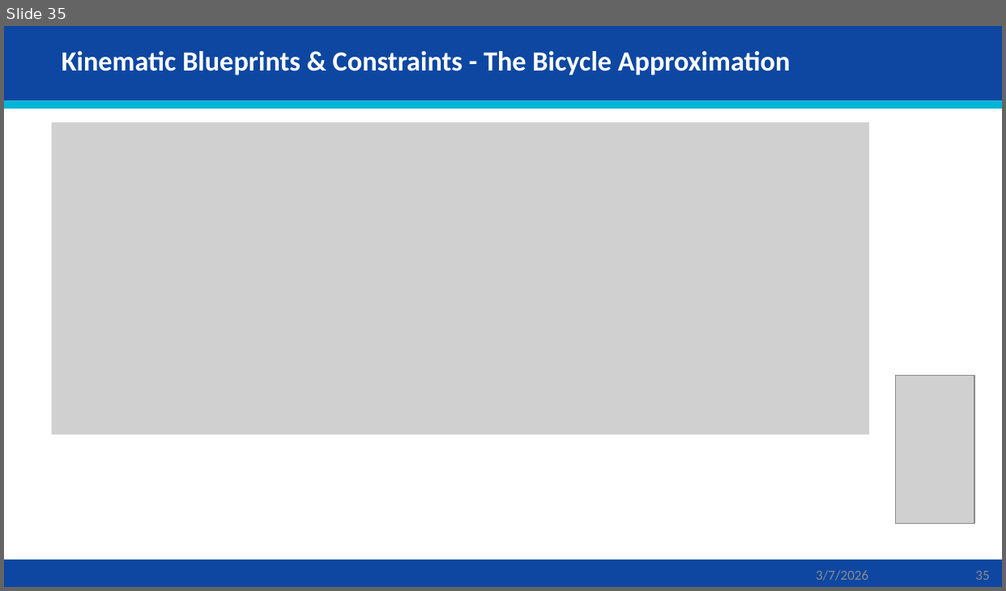
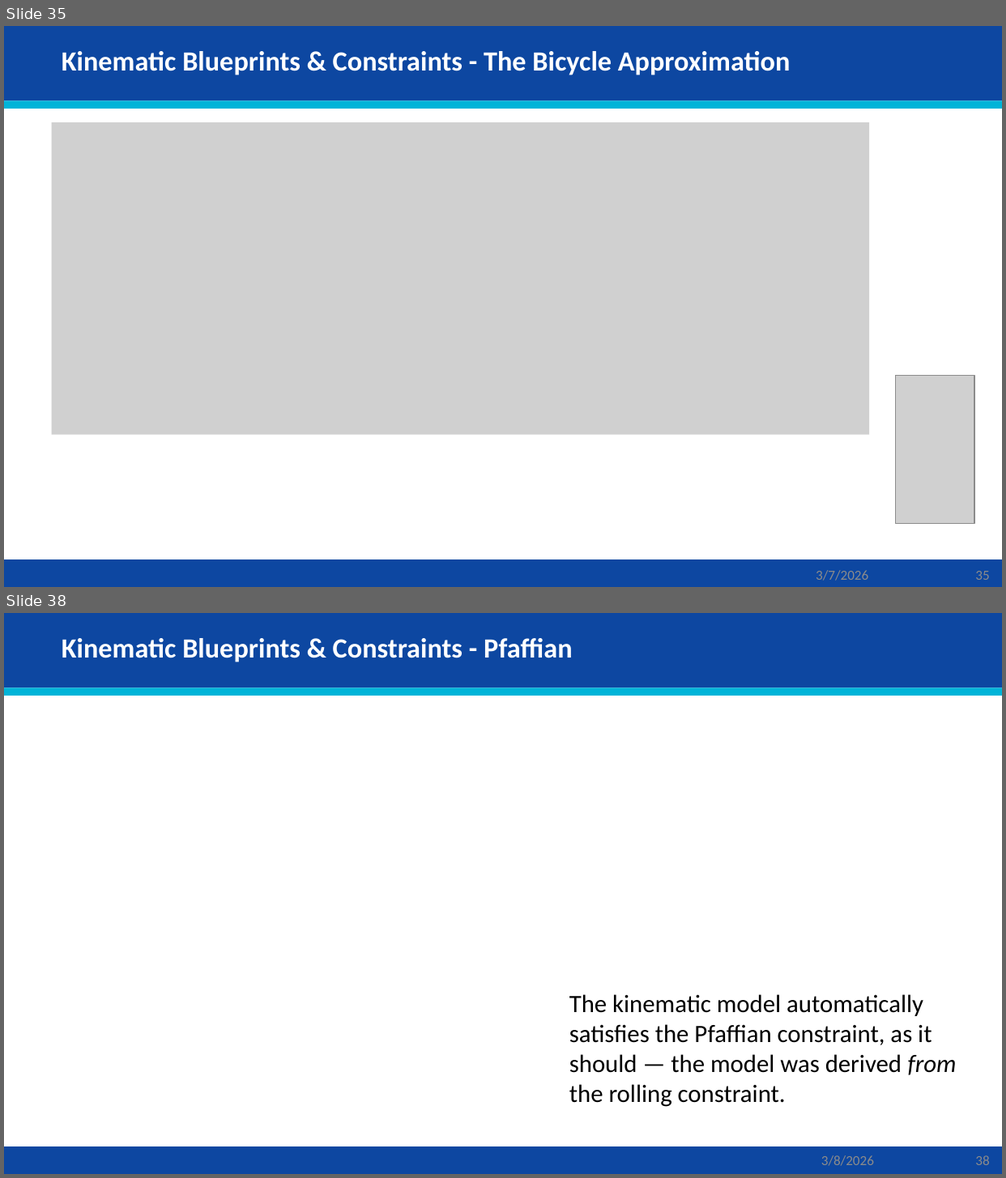
Before and after one commit to AbbadiAhmad/mobile_robots_course, a slide deck: Slides/Mod03/Mod03.pptx. Shown one above the other, each under a label of ours: slide 35 before the commit, slides 35 and 38 after it; the slides between them are not shown. The pictures are 1006x591 and 1006x1178 pixels, drawn with LibreOffice and Linux fonts; fonts in the diff are those of the drawing; grey boxes stand for pictures. Boxes give left, top, right and bottom in pixels: in the first picture for what was removed or moved away, otherwise in the second. Text is boxed around its words. In the diff, an @@ line names an element or a change of style, - is before the commit and + after.

```diff
--- a/Slides/Mod03/Mod03.pptx
+++ b/Slides/Mod03/Mod03.pptx
@@ slide 38 added at [4, 613, 1002, 1174], background #FFFFFF; not listed: 3 template elements that a slide beside it also shows @@
@@ title added at [62, 638, 573, 662], 20 pt, text #FFFFFF, bold @@
+Kinematic Blueprints & Constraints - Pfaffian
@@ text added at [569, 995, 957, 1107], 18 pt, text #000000 @@
+The kinematic model automatically satisfies the Pfaffian constraint, as it should — the model was derived from the rolling constraint.
@@ text added at [821, 1156, 874, 1166], 10 pt, text #8C8C8C @@
+3/8/2026
@@ page number added at [975, 1156, 989, 1165], 10 pt, text #8C8C8C @@
+38
```
Also in this commit, not shown: 3 slides changed, 20 other slides added.
